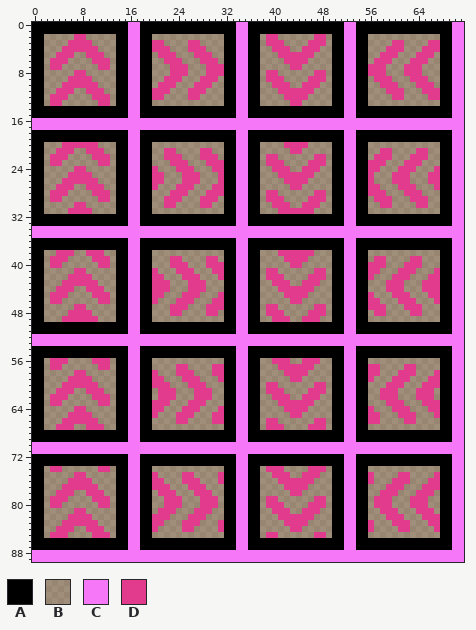
Two versions of one sprite sheet, Blocks/BoostBlock.png. That is the earlier state.
The file is 72x90 pixels.
Palette (. is transparent): A #000000  B #724f2480  C #f777f9  D #e23b8d
New version:
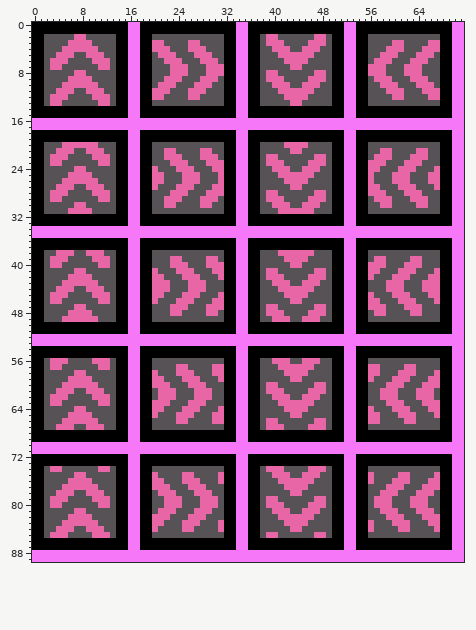
Changes in this commit:
@@ palette @@
-B #724f2480
+B #575255
-D #e23b8d
+D #e866a6
